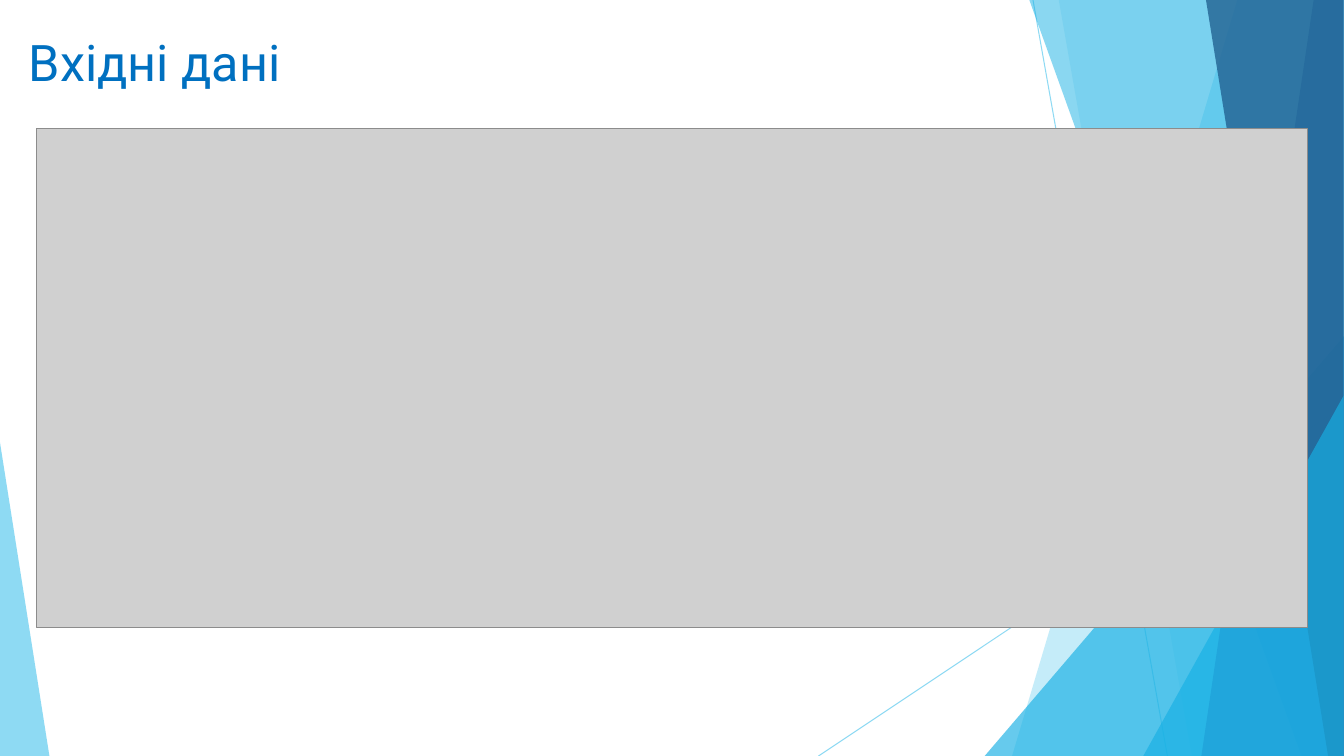
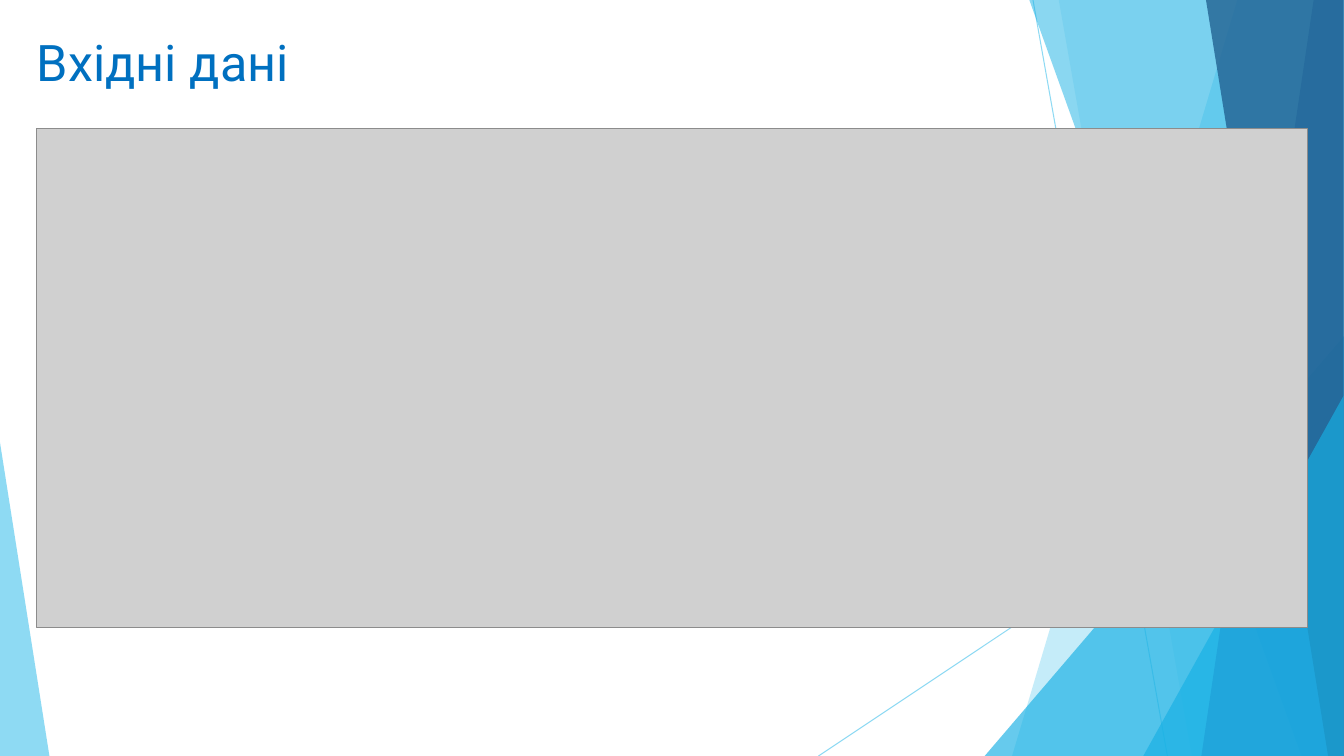
Before and after one commit to zelo2000/Xema, a slide deck: slide 3 of Documents/Зелінський_Олександр.pptx. Drawn at 1344x756 pixels with LibreOffice and Linux fonts; fonts in the diff are those of the drawing; grey boxes stand for pictures. Boxes give left, top, right and bottom in pixels: in the first picture for what was removed or moved away, otherwise in the second. Text is boxed around its words. In the diff, an @@ line names an element or a change of style, - is before the commit and + after.

```diff
--- a/Documents/Зелінський_Олександр.pptx
+++ b/Documents/Зелінський_Олександр.pptx
@@ text "Вхідні дані" moved from (x1=29, y1=44, x2=281, y2=89) to (x1=37, y1=44, x2=289, y2=89) @@
```
Also in this commit, not shown: 10 other slides changed, 3 slides added, 2 slides removed, 5 other files.
